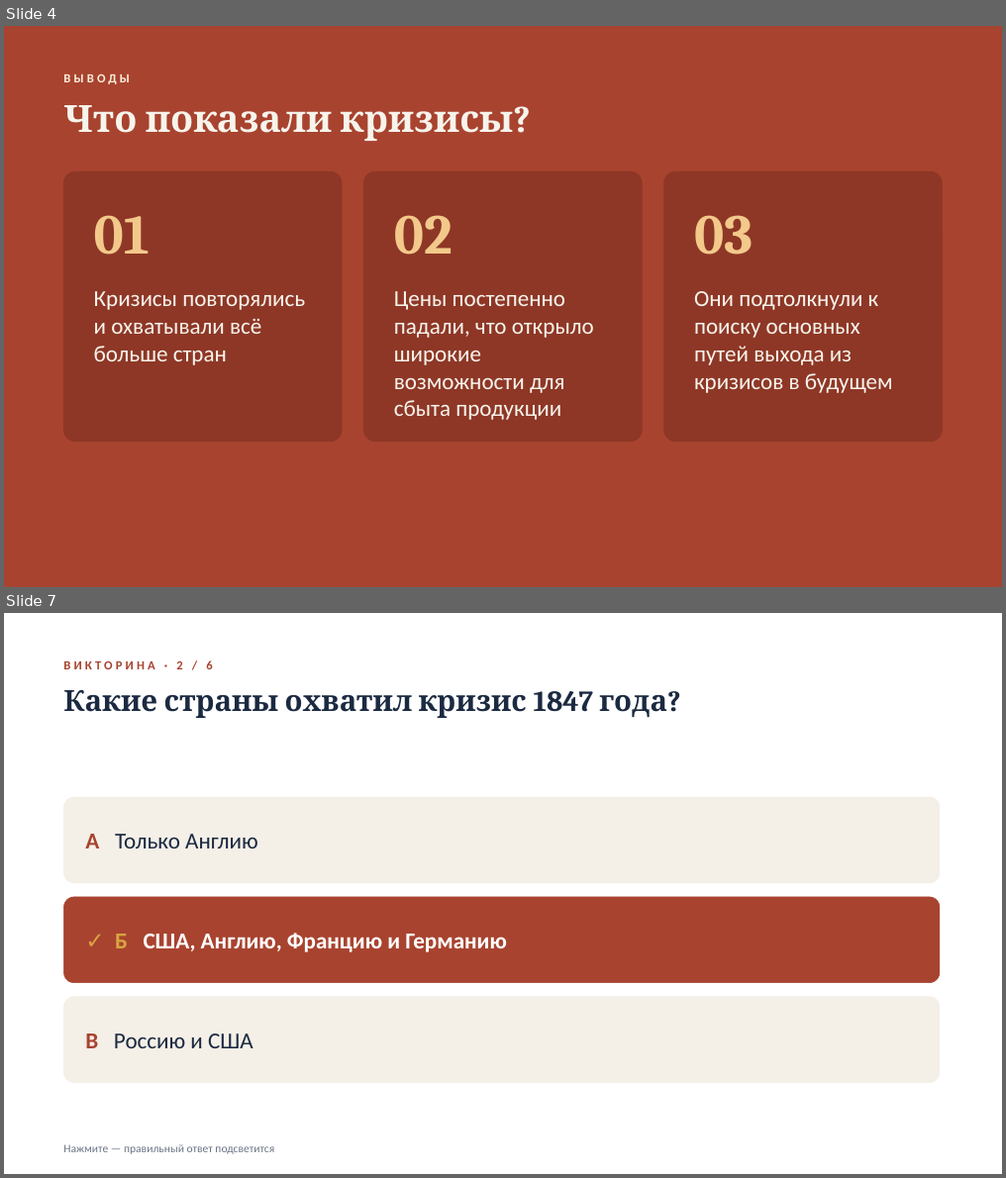
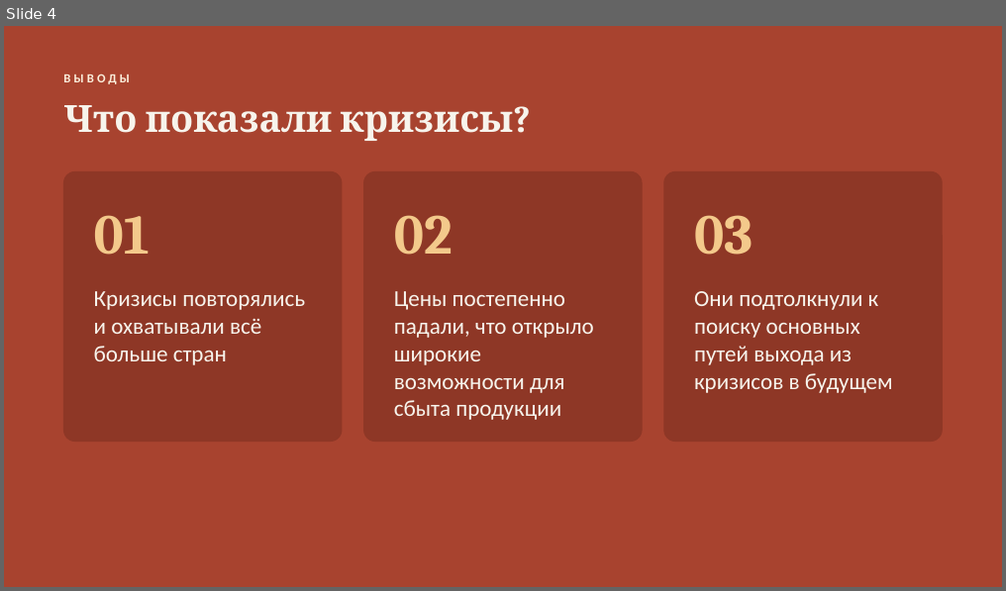
Before and after one commit to IVabdulin85/claude-workspace, a slide deck: Ekonomicheskie_krizisy_RU_viktorina.pptx. Shown one above the other, each under a label of ours: slides 4 and 7 before the commit, slide 4 after it; the slides between them are not shown. The pictures are 1006x1178 and 1006x591 pixels, drawn with LibreOffice and Linux fonts; fonts in the diff are those of the drawing. Boxes give left, top, right and bottom in pixels: in the first picture for what was removed or moved away, otherwise in the second. Text is boxed around its words. In the diff, an @@ line names an element or a change of style, - is before the commit and + after.

```diff
--- a/Ekonomicheskie_krizisy_RU_viktorina.pptx
+++ b/Ekonomicheskie_krizisy_RU_viktorina.pptx
@@ slide 7 removed at <box>4,613,1002,1174</box>, background #FFFFFF @@
@@ text removed at <box>63,661,212,669</box> @@
-ВИКТОРИНА · 2 / 6
@@ text removed at <box>63,690,667,718</box> @@
-Какие страны охватил кризис 1847 года?
@@ rounded rectangle removed at <box>63,797,940,883</box> @@
-А Только Англию
@@ rounded rectangle removed at <box>63,897,940,983</box> @@
-✓ Б США, Англию, Францию и Германию
@@ rounded rectangle removed at <box>63,997,940,1083</box> @@
-В Россию и США
@@ text removed at <box>63,1145,274,1155</box> @@
-Нажмите — правильный ответ подсветится
```
Also in this commit, not shown: 4 slides changed, 2 other slides removed, 1 other file.
